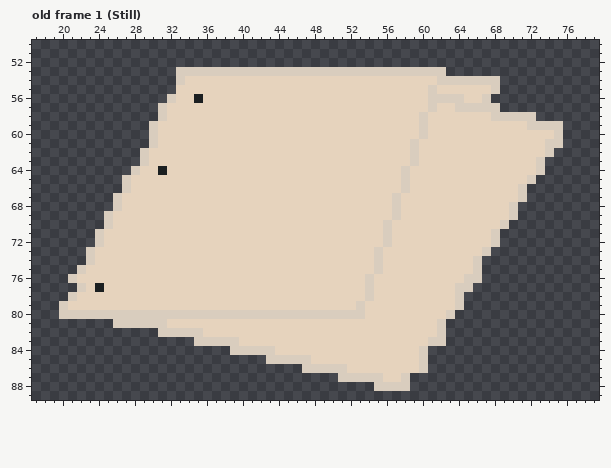
Two versions of one pixel-art file, assets/final/new-offers.aseprite. The picture above is the old version.
93x90 pixels, 101 frames. Shown: old frame 1 (Still): x 17..79, y 50..89.
And afterwards:
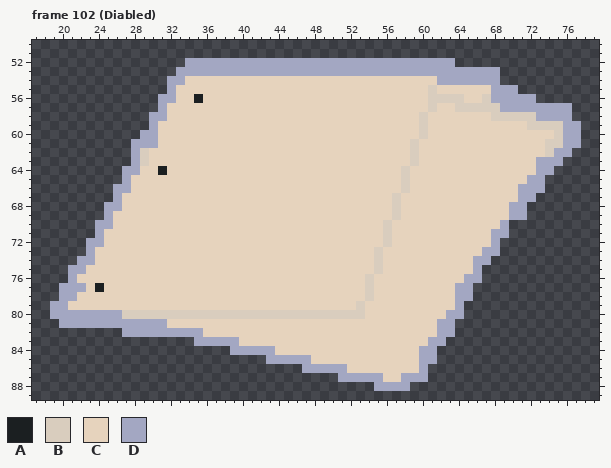
Palette (. is transparent): A #1b1f21  B #d9cdbe  C #e6d3bd  D #a3a7c2
A new or re-ordered frame is compared with the old frame closest to it.
Commit: new simple offer view
The edit:
frames 101 -> 102
--- frame 102 (Diabled) is new; against old frame 1 (Still), layer "Papers"
@@ x 17..79 @@
 51 ...............................................................
-52 ...............................................................
-53 ................BBBBBBBBBBBBBBBBBBBBBBBBBBBBBB.................
-54 ................BCCCCCCCCCCCCCCCCCCCCCCCCCCCCBBBBBBB...........
-55 ................CCCCCCCCCCCCCCCCCCCCCCCCCCCCBCCCCCCB...........
-56 ...............BCCACCCCCCCCCCCCCCCCCCCCCCCCCBBBBCCB............
-57 ..............BCCCCCCCCCCCCCCCCCCCCCCCCCCCCCBCCBBBBB...........
-58 ..............BCCCCCCCCCCCCCCCCCCCCCCCCCCCCBCCCCCCCBBBBB.......
-59 .............BCCCCCCCCCCCCCCCCCCCCCCCCCCCCCBCCCCCCCCCCCBBBB....
-60 .............BCCCCCCCCCCCCCCCCCCCCCCCCCCCCCBCCCCCCCCCCCCCCB....
-61 .............BCCCCCCCCCCCCCCCCCCCCCCCCCCCCBCCCCCCCCCCCCCCBB....
-62 ............BCCCCCCCCCCCCCCCCCCCCCCCCCCCCCBCCCCCCCCCCCCCCB.....
-63 ............BCCCCCCCCCCCCCCCCCCCCCCCCCCCCCBCCCCCCCCCCCCCB......
-64 ...........BCCACCCCCCCCCCCCCCCCCCCCCCCCCCBCCCCCCCCCCCCCCB......
-65 ..........BCCCCCCCCCCCCCCCCCCCCCCCCCCCCCCBCCCCCCCCCCCCCB.......
-66 ..........BCCCCCCCCCCCCCCCCCCCCCCCCCCCCCCBCCCCCCCCCCCCB........
-67 .........BCCCCCCCCCCCCCCCCCCCCCCCCCCCCCCBCCCCCCCCCCCCCB........
-68 .........BCCCCCCCCCCCCCCCCCCCCCCCCCCCCCCBCCCCCCCCCCCCB.........
-69 ........BCCCCCCCCCCCCCCCCCCCCCCCCCCCCCCCBCCCCCCCCCCCCB.........
-70 ........BCCCCCCCCCCCCCCCCCCCCCCCCCCCCCCBCCCCCCCCCCCCB..........
-71 .......BCCCCCCCCCCCCCCCCCCCCCCCCCCCCCCCBCCCCCCCCCCCB...........
-72 .......BCCCCCCCCCCCCCCCCCCCCCCCCCCCCCCCBCCCCCCCCCCCB...........
-73 ......BCCCCCCCCCCCCCCCCCCCCCCCCCCCCCCCBCCCCCCCCCCCB............
-74 ......BCCCCCCCCCCCCCCCCCCCCCCCCCCCCCCCBCCCCCCCCCCB.............
-75 .....BCCCCCCCCCCCCCCCCCCCCCCCCCCCCCCCCBCCCCCCCCCCB.............
-76 ....BCCCCCCCCCCCCCCCCCCCCCCCCCCCCCCCCBCCCCCCCCCCBB.............
-77 .....BCACCCCCCCCCCCCCCCCCCCCCCCCCCCCCBCCCCCCCCCBB..............
-78 ....BCCCCCCCCCCCCCCCCCCCCCCCCCCCCCCCCBCCCCCCCCCB...............
-79 ...BCCCCCCCCCCCCCCCCCCCCCCCCCCCCCCCCBCCCCCCCCCCB...............
-80 ...BBBBBBBBBBBBBBBBBBBBBBBBBBBBBBBBBBCCCCCCCCCB................
-81 .........BBBBBBCCCCCCCCCCCCCCCCCCCCCCCCCCCCCCB.................
-82 ..............BBBBBCCCCCCCCCCCCCCCCCCCCCCCCCCB.................
-83 ..................BBBBBCCCCCCCCCCCCCCCCCCCCCBB.................
-84 ......................BBBBBCCCCCCCCCCCCCCCCB...................
-85 ..........................BBBBBCCCCCCCCCCCCB...................
-86 ..............................BBBBBCCCCCCCCB...................
-87 ..................................BBBBBCCB.....................
-88 ......................................BBBB.....................
+52 .................DDDDDDDDDDDDDDDDDDDDDDDDDDDDDD................
+53 ................DDDDDDDDDDDDDDDDDDDDDDDDDDDDDDDDDDDD...........
+54 ...............DDCCCCCCCCCCCCCCCCCCCCCCCCCCCCDDDDDDD...........
+55 ...............DCCCCCCCCCCCCCCCCCCCCCCCCCCCCBCCCCCCDDD.........
+56 ..............DDCCACCCCCCCCCCCCCCCCCCCCCCCCCBBBBCCBDDDDD.......
+57 ..............DCCCCCCCCCCCCCCCCCCCCCCCCCCCCCBCCBBBBBDDDDDDDD...
+58 .............DDCCCCCCCCCCCCCCCCCCCCCCCCCCCCBCCCCCCCBBBBBDDDD...
+59 .............DCCCCCCCCCCCCCCCCCCCCCCCCCCCCCBCCCCCCCCCCCBBBBDD..
+60 ............DDCCCCCCCCCCCCCCCCCCCCCCCCCCCCCBCCCCCCCCCCCCCCBDD..
+61 ...........DDDCCCCCCCCCCCCCCCCCCCCCCCCCCCCBCCCCCCCCCCCCCCBBDD..
+62 ...........DBCCCCCCCCCCCCCCCCCCCCCCCCCCCCCBCCCCCCCCCCCCCCBDD...
+63 ...........DBCCCCCCCCCCCCCCCCCCCCCCCCCCCCCBCCCCCCCCCCCCCDDD....
+64 ..........DDCCACCCCCCCCCCCCCCCCCCCCCCCCCCBCCCCCCCCCCCCCCDD.....
+65 ..........DCCCCCCCCCCCCCCCCCCCCCCCCCCCCCCBCCCCCCCCCCCCCDD......
+66 .........DDCCCCCCCCCCCCCCCCCCCCCCCCCCCCCCBCCCCCCCCCCCCDDD......
+67 .........DCCCCCCCCCCCCCCCCCCCCCCCCCCCCCCBCCCCCCCCCCCCCDD.......
+68 ........DDCCCCCCCCCCCCCCCCCCCCCCCCCCCCCCBCCCCCCCCCCCCDD........
+69 ........DCCCCCCCCCCCCCCCCCCCCCCCCCCCCCCCBCCCCCCCCCCCCDD........
+70 .......DDCCCCCCCCCCCCCCCCCCCCCCCCCCCCCCBCCCCCCCCCCCCD..........
+71 .......DCCCCCCCCCCCCCCCCCCCCCCCCCCCCCCCBCCCCCCCCCCCDD..........
+72 ......DDCCCCCCCCCCCCCCCCCCCCCCCCCCCCCCCBCCCCCCCCCCCD...........
+73 ......DCCCCCCCCCCCCCCCCCCCCCCCCCCCCCCCBCCCCCCCCCCCDD...........
+74 .....DDCCCCCCCCCCCCCCCCCCCCCCCCCCCCCCCBCCCCCCCCCCDD............
+75 ....DDCCCCCCCCCCCCCCCCCCCCCCCCCCCCCCCCBCCCCCCCCCCD.............
+76 ....DCCCCCCCCCCCCCCCCCCCCCCCCCCCCCCCCBCCCCCCCCCCDD.............
+77 ...DDDCACCCCCCCCCCCCCCCCCCCCCCCCCCCCCBCCCCCCCCCDD..............
+78 ...DDCCCCCCCCCCCCCCCCCCCCCCCCCCCCCCCCBCCCCCCCCCDD..............
+79 ..DDCCCCCCCCCCCCCCCCCCCCCCCCCCCCCCCCBCCCCCCCCCCD...............
+80 ..DDDDDDDDBBBBBBBBBBBBBBBBBBBBBBBBBBBCCCCCCCCCDD...............
+81 ...DDDDDDDDDDDDCCCCCCCCCCCCCCCCCCCCCCCCCCCCCCDD................
+82 ..........DDDDDDDDDCCCCCCCCCCCCCCCCCCCCCCCCCCDD................
+83 ..................DDDDDCCCCCCCCCCCCCCCCCCCCCDD.................
+84 ......................DDDDDCCCCCCCCCCCCCCCCDD..................
+85 ..........................DDDDDCCCCCCCCCCCCDD..................
+86 ..............................DDDDDCCCCCCCCD...................
+87 ..................................DDDDDCCDDD...................
+88 ......................................DDDD.....................
 89 ...............................................................
